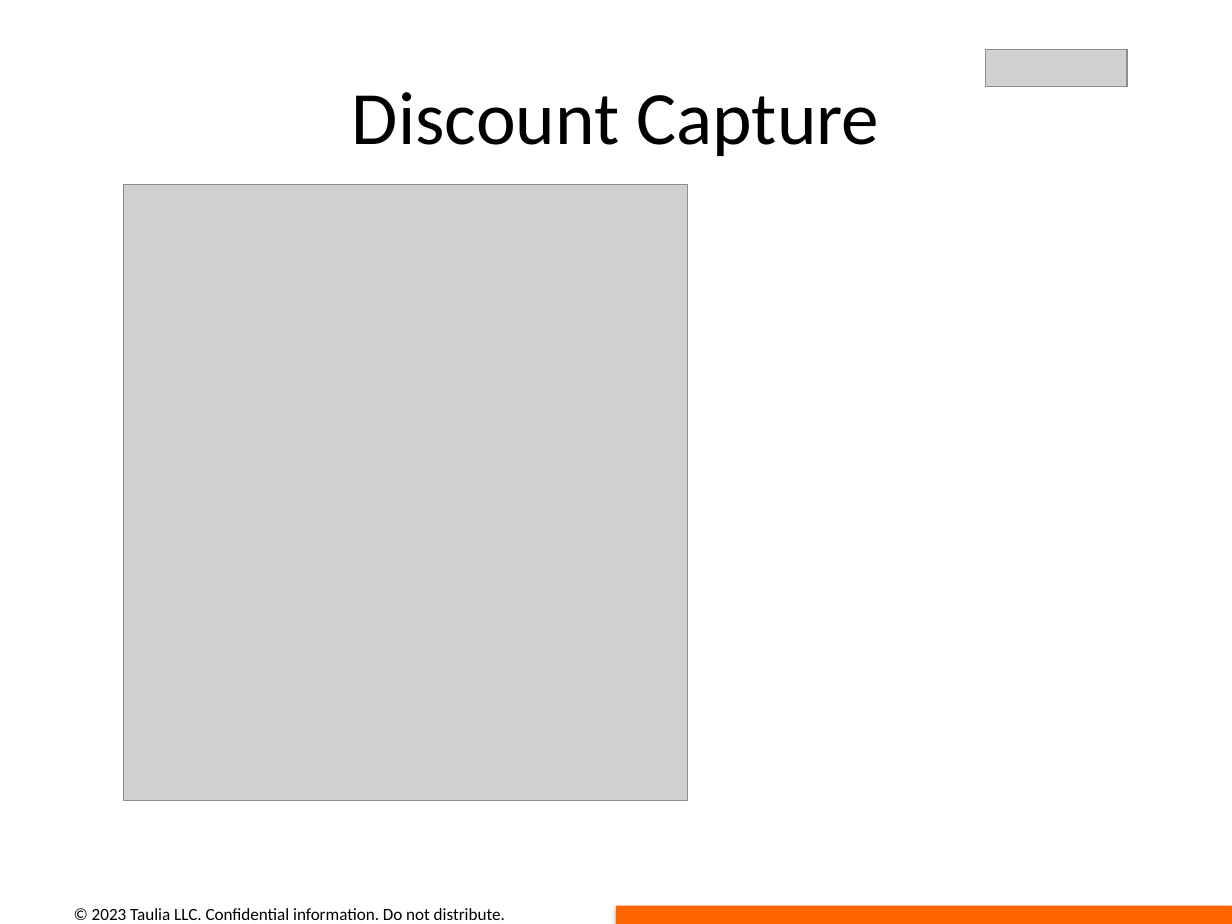
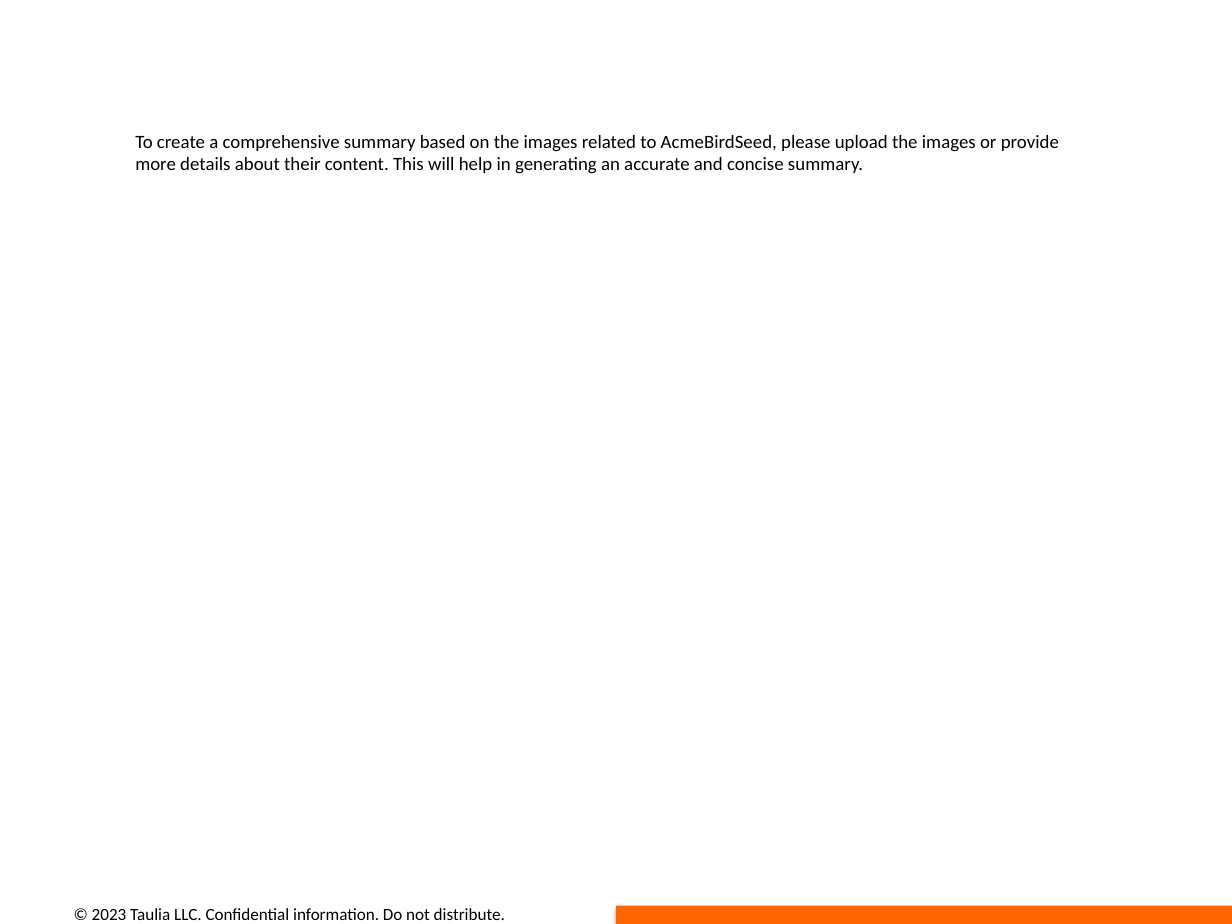
Before and after one commit to dimitarivanov-taulia/opportunity_deck_automation, a slide deck: slide 2 of presentations/output_presentation.pptx (slide 7 before the commit). Drawn at 1232x924 pixels with LibreOffice and Linux fonts; fonts in the diff are those of the drawing; grey boxes stand for pictures. Boxes give left, top, right and bottom in pixels: in the first picture for what was removed or moved away, otherwise in the second. Text is boxed around its words. In the diff, an @@ line names an element or a change of style, - is before the commit and + after.

```diff
--- a/presentations/output_presentation.pptx
+++ b/presentations/output_presentation.pptx
@@ picture removed at (986,49,1127,86) @@
@@ title removed at (352,92,879,156) @@
-Discount Capture
@@ text added at (135,135,1059,174), 11 pt, text #000000 @@
+To create a comprehensive summary based on the images related to AcmeBirdSeed, please upload the images or provide more details about their content. This will help in generating an accurate and concise summary.
@@ picture removed at (123,185,687,801) @@
```
Also in this commit, not shown: 4 other slides changed, 13 slides removed, 26 other files.
